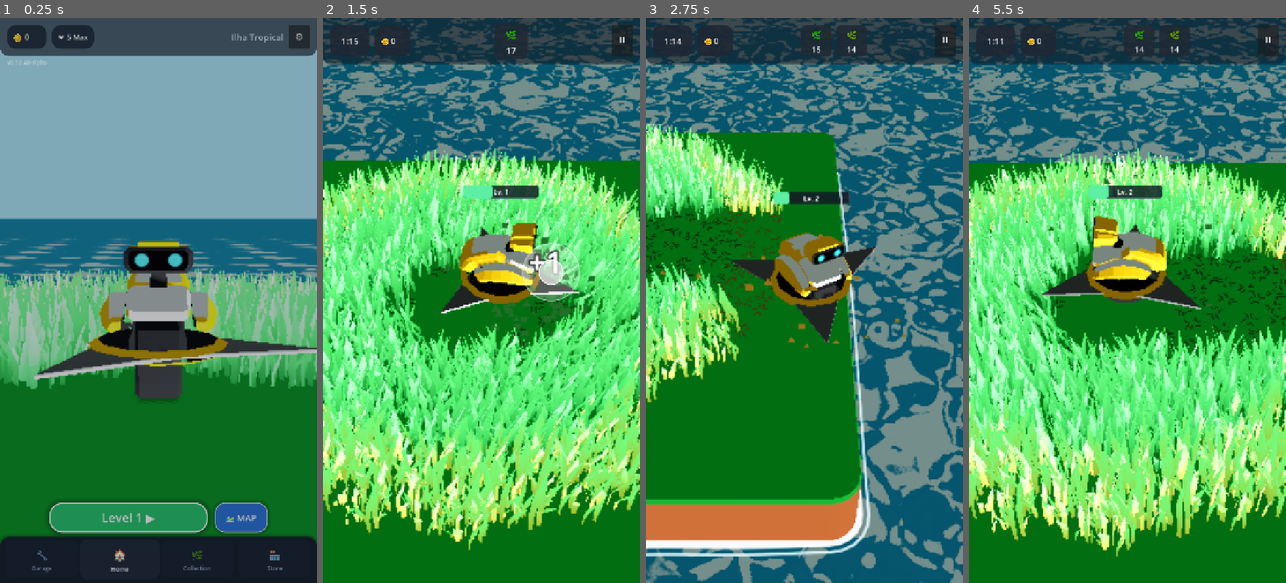
Above: before the commit, frames 1-4 (left to right).
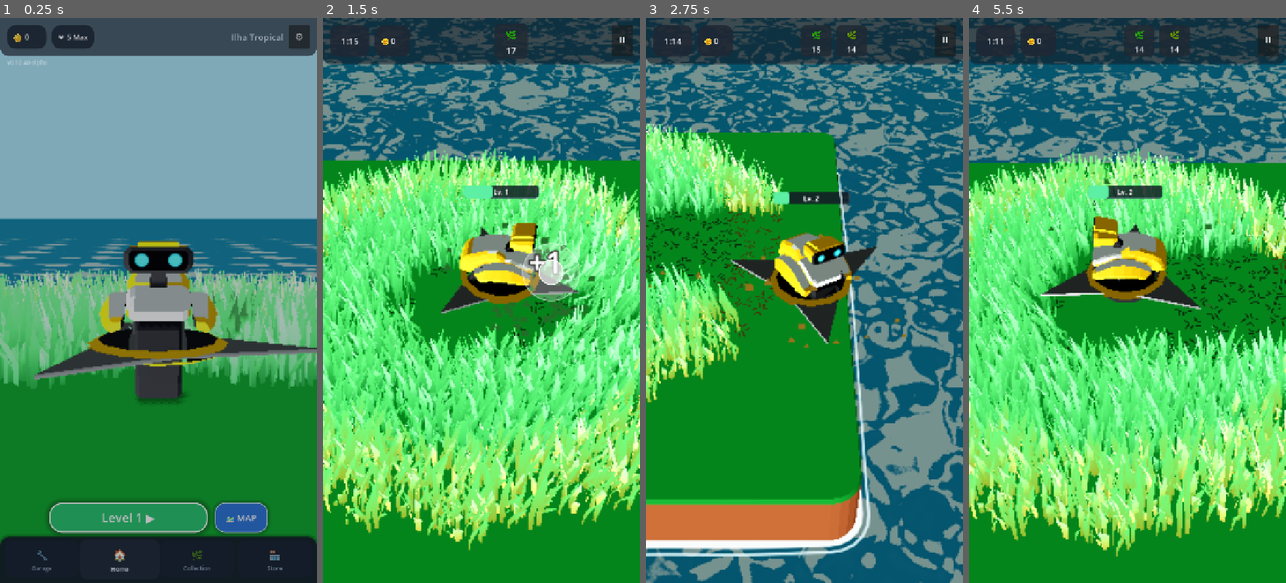
Above: after the commit, the same moments.

Repository: rogerbif/grass-cut-bot
Game: Godot game, scene res://scenes/menu/main_menu.tscn
The game is run twice, just before and just after one commit, with the same random seed, the same clock (stepped at 60 frames per second) and the same inputs.
Inputs (mouse positions are in pixels of both pictures, inside the frame that each line leads up to):
- Up to frame 1 (0.25 s): no input
- Up to frame 2 (1.5 s): click "Level 1 ▶" at 0.5 s; tap Enter at 1.25 s; move the mouse to (551, 272) at 1.27 s; hold Right (ui_right) from 1.28 s (still down); hold Alt from 1.28 s (still down); click (551, 272) at 1.42 s
- Up to frame 3 (2.75 s): release Right (ui_right) at 2 s; release Alt at 2 s; drag from (741, 328) to (788, 413) at 2.02 s
- Up to frame 4 (5.5 s): move the mouse to (1159, 176) at 2.77 s; hold Right (ui_right) 2.78-3.5 s; tap Z at 2.85 s; drag from (1111, 413) to (1032, 215) at 3.52 s; move the mouse to (1222, 385) at 4.27 s; hold Left (ui_left) 4.28-5 s; tap 1 at 4.35 s; drag from (1032, 215) to (1079, 159) at 5.02 s

The runs differ from the first frame. In frame 1, 6.5% of the frame differs, in the area x 0-100%, y 41-69%; in frame 2, 17%; in frame 3, 5.3%; in frame 4, 18%, in the area x 0-100%, y 24-95%.

Commit message:
fix(lighting): corrige matriz transposta do sol em main.tscn e srgb de vertex color na ilha

Diff:
--- a/scenes/main.tscn
+++ b/scenes/main.tscn
@@ -24,7 +24,7 @@
 environment = SubResource("Environment_main")
 
 [node name="DirectionalLight3D" type="DirectionalLight3D" parent="."]
-transform = Transform3D(0.766044, 0.38684, 0.513354, 0, 0.798636, -0.601815, -0.642788, 0.461014, 0.611797, 0, 15, 0)
+transform = Transform3D(0.766044, 0, -0.642788, -0.386839, 0.798636, -0.461017, 0.513353, 0.601815, 0.61179, 0, 15, 0)
 light_energy = 1.3
 shadow_enabled = true
 directional_shadow_mode = 0
@@ -43,7 +43,7 @@
 transform = Transform3D(1, 0, 0, 0, 1, 0, 0, 0, 1, 0, 0.1, 0)
 
 [node name="IsometricCamera" type="Camera3D" parent="."]
-transform = Transform3D(1, 0, 0, 0, 0.763076, 0.64631, 0, -0.64631, 0.763076, 0, 4.78, 5.65)
+transform = Transform3D(1, 0, 0, 0, 0.762668, -0.64679, 0, 0.64679, 0.762668, 0, 4.78, 5.65)
 current = true
 fov = 48.0
 script = ExtResource("5_camera")
--- a/scenes/menu/main_menu.tscn
+++ b/scenes/menu/main_menu.tscn
@@ -50,7 +50,7 @@
 environment = SubResource("Environment_menu")
 
 [node name="DirectionalLight3D" type="DirectionalLight3D" parent="."]
-transform = Transform3D(0.766044, 0.38684, 0.513354, 0, 0.798636, -0.601815, -0.642788, 0.461014, 0.611797, 0, 16, 0)
+transform = Transform3D(0.766044, 0, -0.642788, -0.386839, 0.798636, -0.461017, 0.513353, 0.601815, 0.61179, 0, 16, 0)
 light_energy = 1.3
 shadow_enabled = true
 directional_shadow_mode = 0
--- a/scenes/tools/toon_shader_tester.tscn
+++ b/scenes/tools/toon_shader_tester.tscn
@@ -105,7 +105,7 @@
 environment = SubResource("Environment_lab")
 
 [node name="SunLight" type="DirectionalLight3D" parent="."]
-transform = Transform3D(0.766044, 0.38684, 0.513354, 0, 0.798636, -0.601815, -0.642788, 0.461014, 0.611797, 0, 15, 0)
+transform = Transform3D(0.766044, 0, -0.642788, -0.386839, 0.798636, -0.461017, 0.513353, 0.601815, 0.61179, 0, 15, 0)
 light_energy = 1.3
 shadow_enabled = true
 directional_shadow_mode = 0
@@ -130,7 +130,7 @@
 [node name="ModelMount" type="Node3D" parent="Turntable"]
 
 [node name="CameraPivot" type="Node3D" parent="."]
-transform = Transform3D(1, 0, 0, 0, 0.763076, 0.64631, 0, -0.64631, 0.763076, 0, 0, 0)
+transform = Transform3D(1, 0, 0, 0, 0.762668, -0.64679, 0, 0.64679, 0.762668, 0, 0, 0)
 
 [node name="Camera3D" type="Camera3D" parent="CameraPivot"]
 transform = Transform3D(1, 0, 0, 0, 1, 0, 0, 0, 1, 0, 0, 7.4)
--- a/scripts/level/island_mesh_builder.gd
+++ b/scripts/level/island_mesh_builder.gd
@@ -64,6 +64,7 @@
 	_island_material.shading_mode = BaseMaterial3D.SHADING_MODE_PER_PIXEL
 	_island_material.diffuse_mode = BaseMaterial3D.DIFFUSE_TOON if ground_diffuse_toon else BaseMaterial3D.DIFFUSE_BURLEY
 	_island_material.vertex_color_use_as_albedo = true
+	_island_material.vertex_color_is_srgb = true
 	_island_material.albedo_color = Color(1.0, 1.0, 1.0, 1.0)
 
 	return _island_material
--- a/scripts/tools/toon_shader_tester.gd
+++ b/scripts/tools/toon_shader_tester.gd
@@ -167,6 +167,7 @@
 var blade_spinner_nodes: Array[Node3D] = []
 var _cached_island_mi: MeshInstance3D = null
 var _cached_island_polys: Array[PackedVector2Array] = []
+var _cached_cutter_pos: Vector3 = Vector3.ZERO
 
 # Câmera Orbit e Pan
 var is_dragging_mouse: bool = false
@@ -519,7 +520,7 @@
 	cam_rot_x = -40.3
 	cam_rot_y = 0.0
 	cam_distance = 7.4
-	cam_target = Vector3.ZERO
+	cam_target = _cached_cutter_pos if current_model == TargetModel.FULL_LEVEL else Vector3.ZERO
 	sun_pitch = -37.0
 	sun_yaw = 40.0
 	if turntable != null:
@@ -735,6 +736,7 @@
 	level_container.add_child(cutter)
 
 	veg_grid.build_from_level_json(data, obstacles_container, cutter)
+	_cached_cutter_pos = cutter.position
 
 	# Registra a lâmina do robô para rotação contínua
 	var blade: Node3D = cutter.find_child("BladeSpinner", true, false) as Node3D
